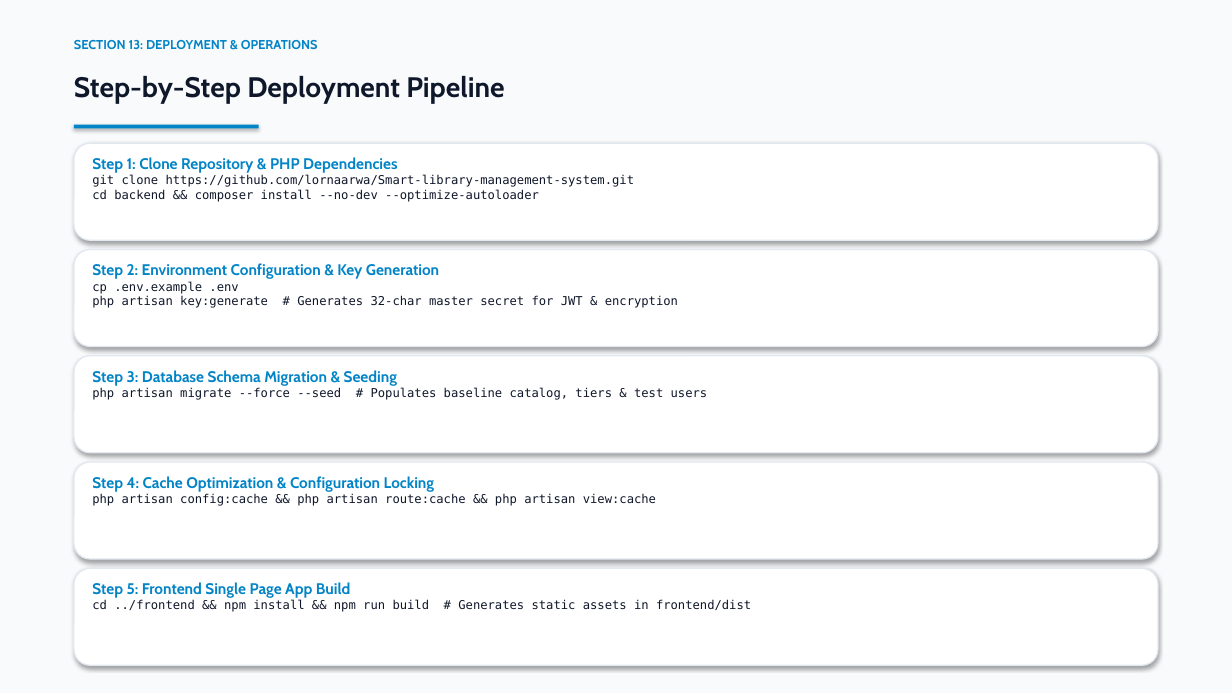
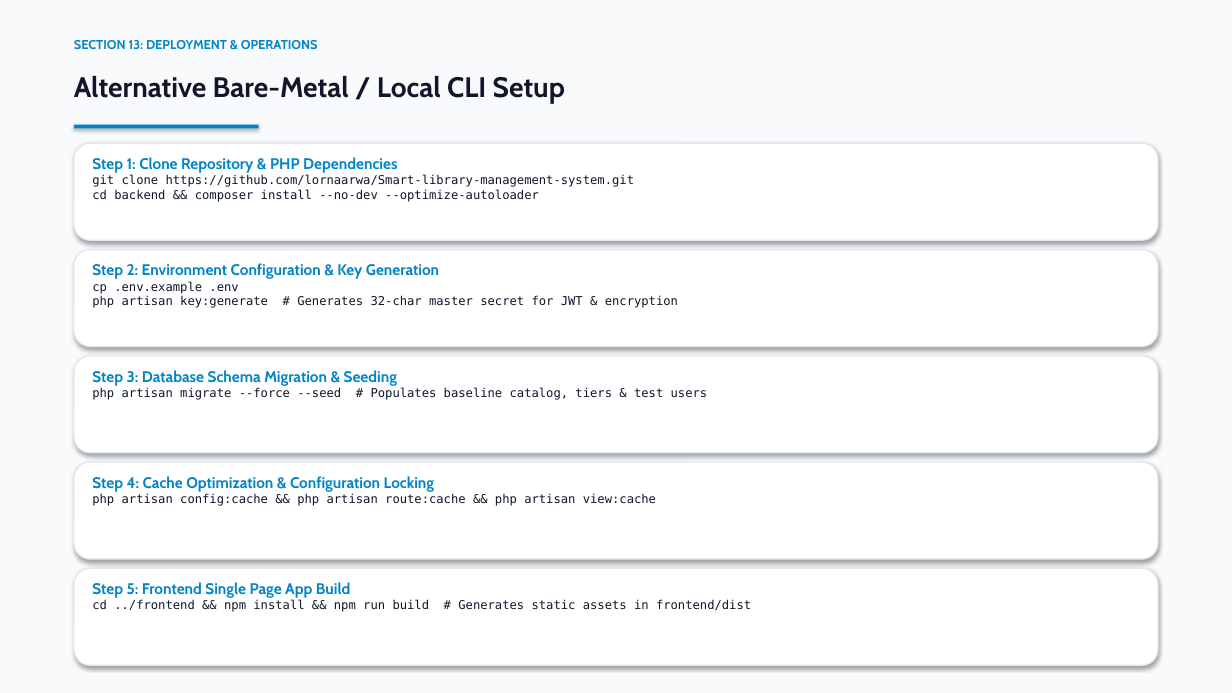
Before and after one commit to lornaarwa/MaktabaBora-Library-Management-System, a slide deck: slide 38 of docs/MaktabaBora_System_Presentation.pptx (slide 36 before the commit). Drawn at 1232x693 pixels with LibreOffice and Linux fonts; fonts in the diff are those of the drawing. Boxes give left, top, right and bottom in pixels: in the first picture for what was removed or moved away, otherwise in the second. Text is boxed around its words. In the diff, an @@ line names an element or a change of style, - is before the commit and + after.

Commit message:
feat(deploy): dockerize backend for Render, add GitHub Actions CI/CD, and update documentation

```diff
--- a/docs/MaktabaBora_System_Presentation.pptx
+++ b/docs/MaktabaBora_System_Presentation.pptx
@@ text at <box>74,76,565,103</box>: text changed @@
-Step-by-Step Deployment Pipeline
+Alternative Bare-Metal / Local CLI Setup
```
Also in this commit, not shown: 5 other slides changed, 2 slides added, 8 other files.
